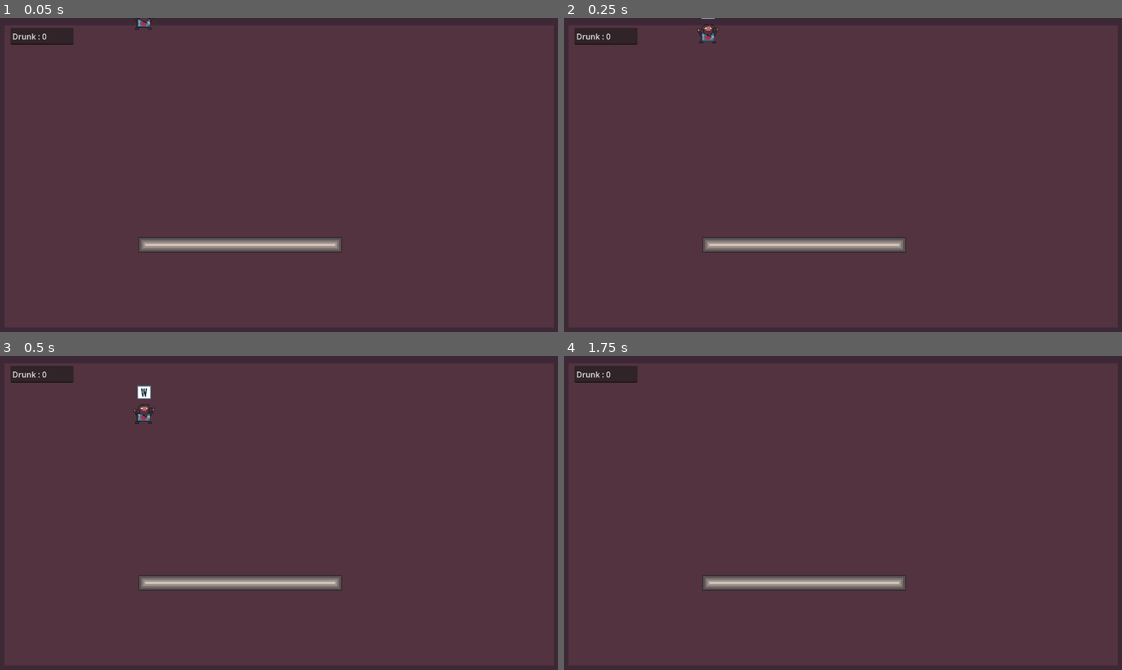
Above: before the commit, frames 1-4 (two rows, left to right).
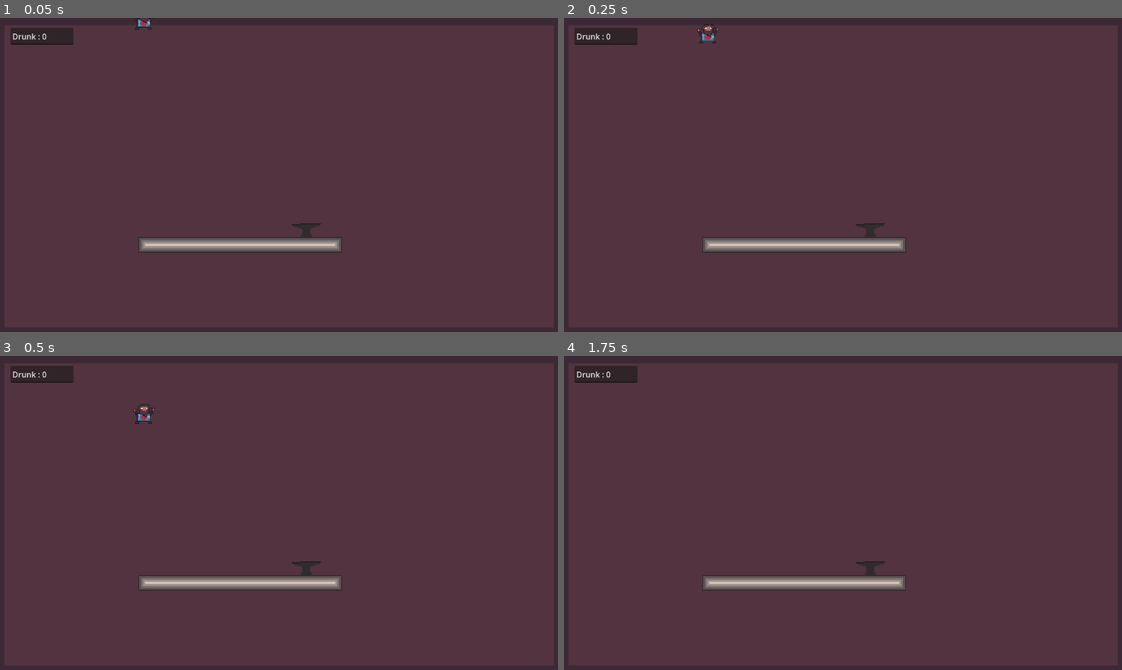
Above: after the commit, the same moments.

Repository: Mrivu/FuriousForge
Game: Godot game, scene res://main.tscn
Two runs of this game, one before a commit and one after it. Both use one fixed random seed, a clock stepped at 60 frames per second and the inputs below.
Inputs:
- Up to frame 1 (0.05 s): no input
- Up to frame 2 (0.25 s): no input
- Up to frame 3 (0.5 s): no input
- Up to frame 4 (1.75 s): hold A (A) 0.53-1.28 s; tap Space (JUMP) at 0.77, 1.52 s; tap S (S) at 0.8, 1.35 s; tap A (A) at 1.55 s

The runs differ from the first frame. In frame 1, 0.1% of the frame differs, in the area x 52-58%, y 65-70%; in frame 2, 0.1%; in frame 3, 0.2%, in the area x 24-58%, y 9-70%; in frame 4, 0.1%.

Commit message:
Add anvil

Diff:
--- /dev/null
+++ b/FuriousForge/Tip.gd
@@ -0,0 +1,17 @@
+extends Sprite2D
+
+var pCol = null
+
+func _ready():
+	pCol = get_node("../CollisionShape2D")
+	self.hide()
+
+func _process(delta):
+	pass
+
+func _on_anvil_area_body_entered(pCol):
+	print("wow")
+	self.show()
+
+func _on_anvil_area_body_exited(pCol):
+	self.hide()
--- a/FuriousForge/main.tscn
+++ b/FuriousForge/main.tscn
@@ -1,11 +1,13 @@
-[gd_scene load_steps=11 format=3 uid="uid://cmhyhukkcj7u4"]
+[gd_scene load_steps=13 format=3 uid="uid://cmhyhukkcj7u4"]
 
 [ext_resource type="Script" path="res://Player.gd" id="1_44pia"]
 [ext_resource type="Texture2D" uid="uid://loinx6732s10" path="res://Dwarf/DR.png" id="2_otrml"]
 [ext_resource type="Texture2D" uid="uid://dadrujhqhm3et" path="res://Platforms.png" id="3_5ttku"]
 [ext_resource type="Script" path="res://SpriteHandler.gd" id="3_xyc4c"]
 [ext_resource type="Texture2D" uid="uid://toc30hxkb0qm" path="res://Buttons/W.png" id="5_j57su"]
+[ext_resource type="Script" path="res://Tip.gd" id="5_yqobd"]
 [ext_resource type="Texture2D" uid="uid://chjfvcx417bkw" path="res://BGFF.png" id="6_gue0n"]
+[ext_resource type="Texture2D" uid="uid://0eeihyg13mdd" path="res://Anvil.png" id="6_kneo1"]
 
 [sub_resource type="RectangleShape2D" id="RectangleShape2D_4gmeo"]
 size = Vector2(31, 30)
@@ -133,7 +135,8 @@
 physics_layer_0/collision_layer = 1
 sources/0 = SubResource("TileSetAtlasSource_mwb2h")
 
-[sub_resource type="RectangleShape2D" id="RectangleShape2D_dclpx"]
+[sub_resource type="RectangleShape2D" id="RectangleShape2D_irwb3"]
+size = Vector2(71, 39)
 
 [node name="Main" type="Node2D"]
 
@@ -156,6 +159,7 @@
 position = Vector2(0, -30)
 scale = Vector2(0.25, 0.25)
 texture = ExtResource("5_j57su")
+script = ExtResource("5_yqobd")
 
 [node name="Terrain" type="TileMap" parent="."]
 scale = Vector2(2, 2)
@@ -171,12 +175,20 @@
 text = "Drunk : 0s"
 
 [node name="AnvilArea" type="Area2D" parent="."]
+position = Vector2(631, 432)
 
 [node name="Anvil" type="Sprite2D" parent="AnvilArea"]
-
-[node name="AnvilCollision" type="CollisionShape2D" parent="AnvilArea"]
-position = Vector2(645, 429)
-shape = SubResource("RectangleShape2D_dclpx")
+z_index = 1
+scale = Vector2(2, 2)
+texture = ExtResource("6_kneo1")
+
+[node name="CollisionShape2D" type="CollisionShape2D" parent="AnvilArea"]
+position = Vector2(0.5, -7.5)
+shape = SubResource("RectangleShape2D_irwb3")
+
+[node name="CollisionShape2D2" type="CollisionShape2D" parent="AnvilArea"]
+position = Vector2(0.5, -7.5)
+shape = SubResource("RectangleShape2D_irwb3")
 
 [node name="Bgff" type="Sprite2D" parent="."]
 z_index = -3
@@ -185,3 +197,6 @@
 texture = ExtResource("6_gue0n")
 
 [connection signal="timeout" from="Player/DrinkDuration" to="Player" method="_on_drink_duration_timeout"]
+[connection signal="area_entered" from="AnvilArea" to="Player/Tip" method="_on_anvil_area_area_entered"]
+[connection signal="body_entered" from="AnvilArea" to="Player/Tip" method="_on_anvil_area_body_entered"]
+[connection signal="body_exited" from="AnvilArea" to="Player/Tip" method="_on_anvil_area_body_exited"]
--- a/FuriousForge/project.godot
+++ b/FuriousForge/project.godot
@@ -12,7 +12,7 @@
 
 config/name="Furious Forge"
 run/main_scene="res://main.tscn"
-config/features=PackedStringArray("4.1", "GL Compatibility")
+config/features=PackedStringArray("4.2", "GL Compatibility")
 config/icon="res://icon.svg"
 
 [input]
Binary file added: FuriousForge/Anvil.png
Not shown, added: FuriousForge/Anvil.png.import
Binary file added: FuriousForge/Dwarf.aseprite
Binary file added: FuriousForge/Platforms.aseprite
